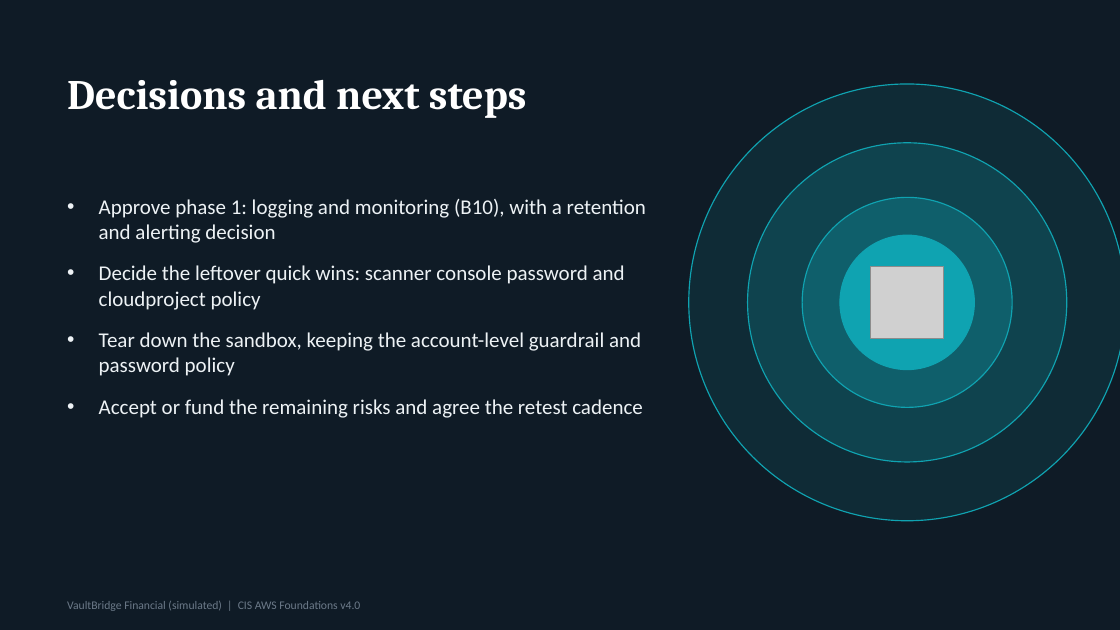
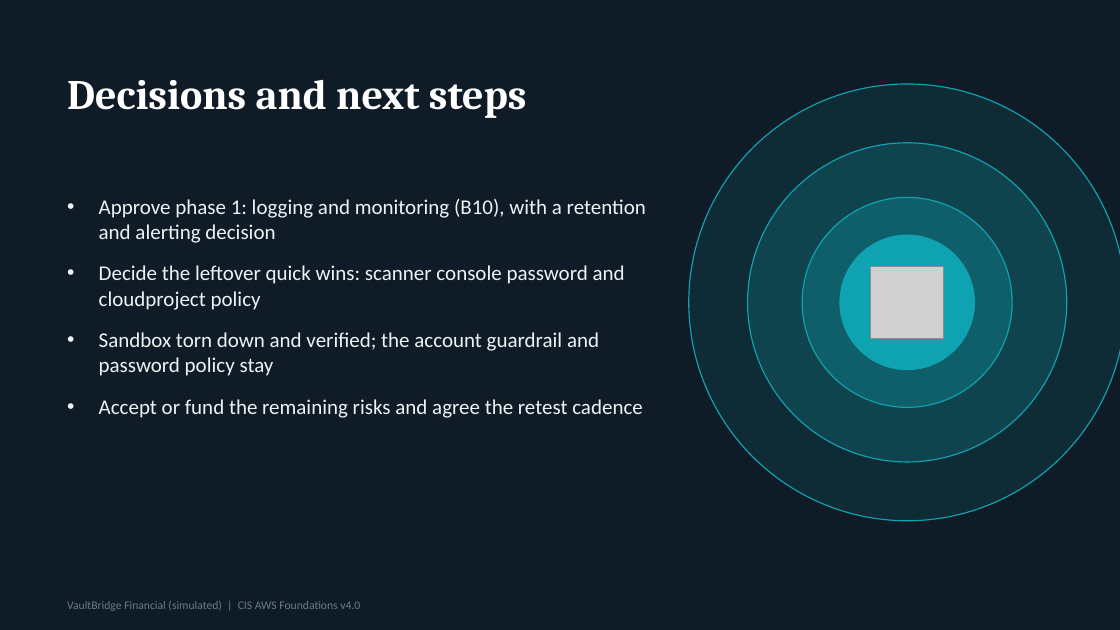
Before and after one commit to sadorect/aws-cis-posture-assessment, a slide deck: slide 21 of docs/VaultBridge_CIS_AWS_Assessment.pptx. Drawn at 1120x630 pixels with LibreOffice and Linux fonts; fonts in the diff are those of the drawing; grey boxes stand for pictures. Boxes give left, top, right and bottom in pixels: in the first picture for what was removed or moved away, otherwise in the second. Text is boxed around its words. In the diff, an @@ line names an element or a change of style, - is before the commit and + after.

Commit message:
Day 10: sandbox teardown, 20 resources destroyed and verified
Account-level S3 block and password policy removed from state first so the destroy left them in place. Verified from the read-only scanner profile. KMS key pending deletion until 2026-12-05. Report, deck and README updated.

```diff
--- a/docs/VaultBridge_CIS_AWS_Assessment.pptx
+++ b/docs/VaultBridge_CIS_AWS_Assessment.pptx
@@ text at box(99, 332, 599, 376): text changed @@
-• Tear down the sandbox, keeping the account-level guardrail and password policy
+• Sandbox torn down and verified; the account guardrail and password policy stay
```
Also in this commit, not shown: 3 other files.
